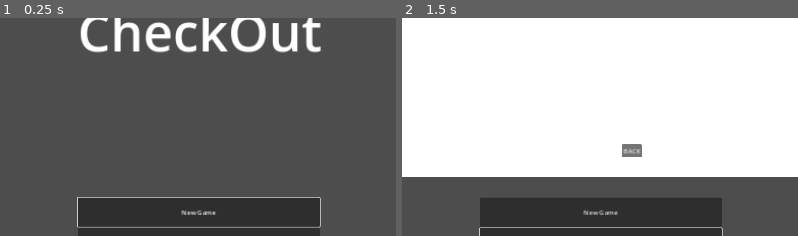
Above: before the commit, frames 1-2 (left to right).
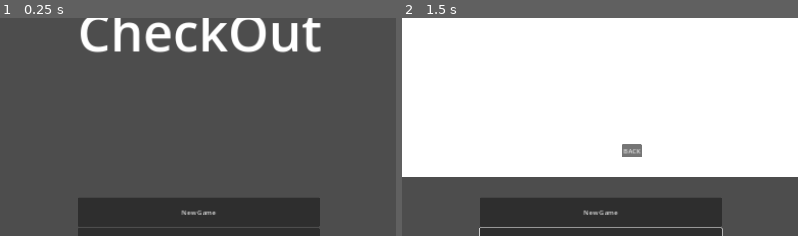
Above: after the commit, the same moments.

Repository: ephemer1s/The-Checkout-Game
Game: Godot game, scene res://scenes/root.tscn
The game is run twice, just before and just after one commit, with the same random seed, the same clock (stepped at 60 frames per second) and the same inputs.
Inputs:
- Up to frame 1 (0.25 s): no input
- Up to frame 2 (1.5 s): click "Options" at 0.5 s; click "Credit" at 1.25 s
The pictures show only the part of the screen within x 1-50%, y 24-74%; the shares and areas given below are measured in that part.

The runs differ from the first frame. In frame 1, 0.6% of the frame differs, in the area x 19-82%, y 82-97%; in frame 2, nothing differs.

Commit message:
minor change to main menu focus behavior

Diff:
--- a/scenes/main/credits.gd
+++ b/scenes/main/credits.gd
@@ -3,9 +3,9 @@
 
 # Called when the node enters the scene tree for the first time.
 func _ready():
-    pass # Replace with function body.
+	pass # Replace with function body.
 
 
 # Called every frame. 'delta' is the elapsed time since the previous frame.
 func _process(delta):
-    pass
+	pass
--- a/scenes/main/main-menu.gd
+++ b/scenes/main/main-menu.gd
@@ -9,33 +9,33 @@
 
 # Called when the node enters the scene tree for the first time.
 func _ready():
-    $VBoxContainer/BtnNewGame.grab_focus()
-    pass # Replace with function body.
+	#$VBoxContainer/BtnNewGame.grab_focus()
+	pass # Replace with function body.
 
 
 # Called every frame. 'delta' is the elapsed time since the previous frame.
 func _process(delta):
-    pass
+	pass
 
 
 func _on_btn_new_game_pressed():
-    if OS.is_debug_build():
-        print("[DEBUG MSG] Button <New Game> Pressed!")
-    get_tree().change_scene_to_file("res://scenes/story/story.tscn")
-    pass
+	if OS.is_debug_build():
+		print("[DEBUG MSG] Button <New Game> Pressed!")
+	get_tree().change_scene_to_file("res://scenes/story/story.tscn")
+	pass
 
 
 func _on_btn_options_pressed():
-    var scn_options = load("res://scenes/main/options.tscn").instantiate()
-    get_tree().current_scene.add_child(scn_options)
-    pass
+	var scn_options = load("res://scenes/main/options.tscn").instantiate()
+	get_tree().current_scene.add_child(scn_options)
+	pass
 
 
 func _on_btn_credit_pressed():
-    var scn_credits = load("res://scenes/main/credits.tscn").instantiate()
-    get_tree().current_scene.add_child(scn_credits)
-    pass
+	var scn_credits = load("res://scenes/main/credits.tscn").instantiate()
+	get_tree().current_scene.add_child(scn_credits)
+	pass
 
 
 func _on_btn_quit_game_pressed():
-    get_tree().quit()
+	get_tree().quit()
